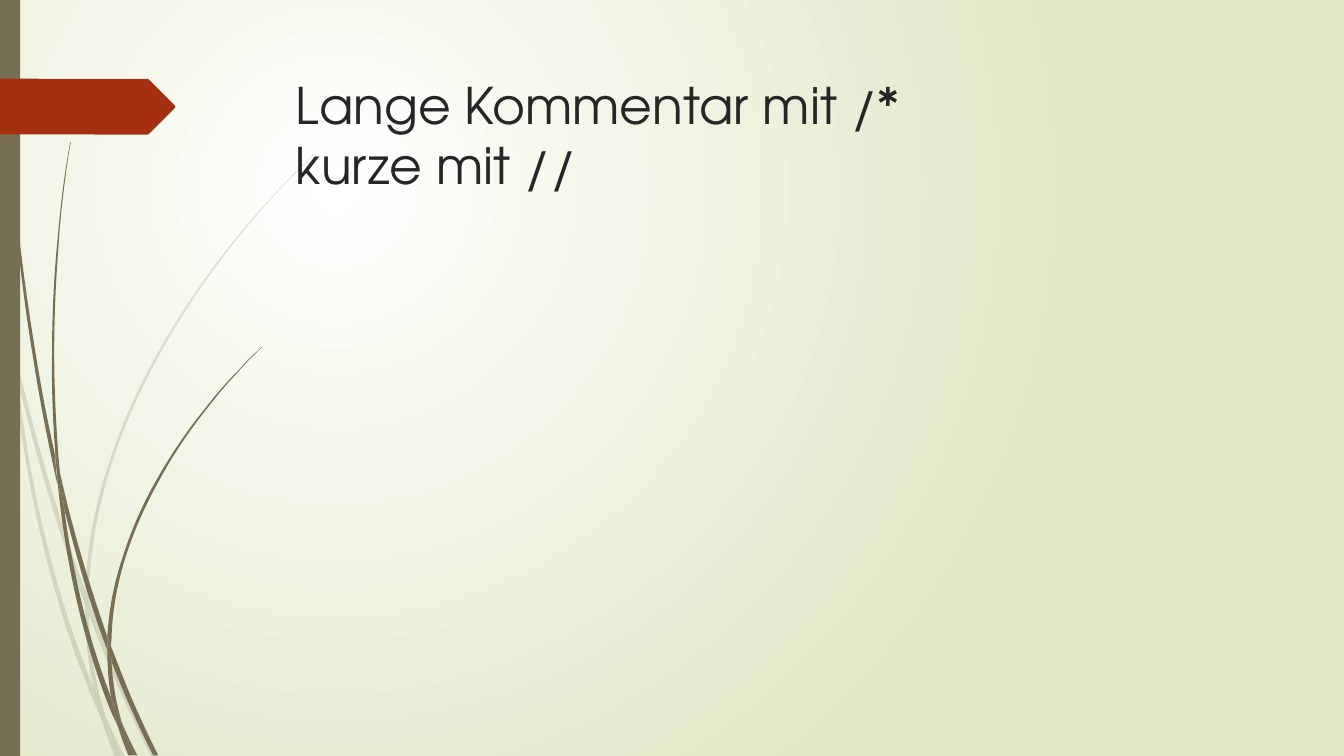
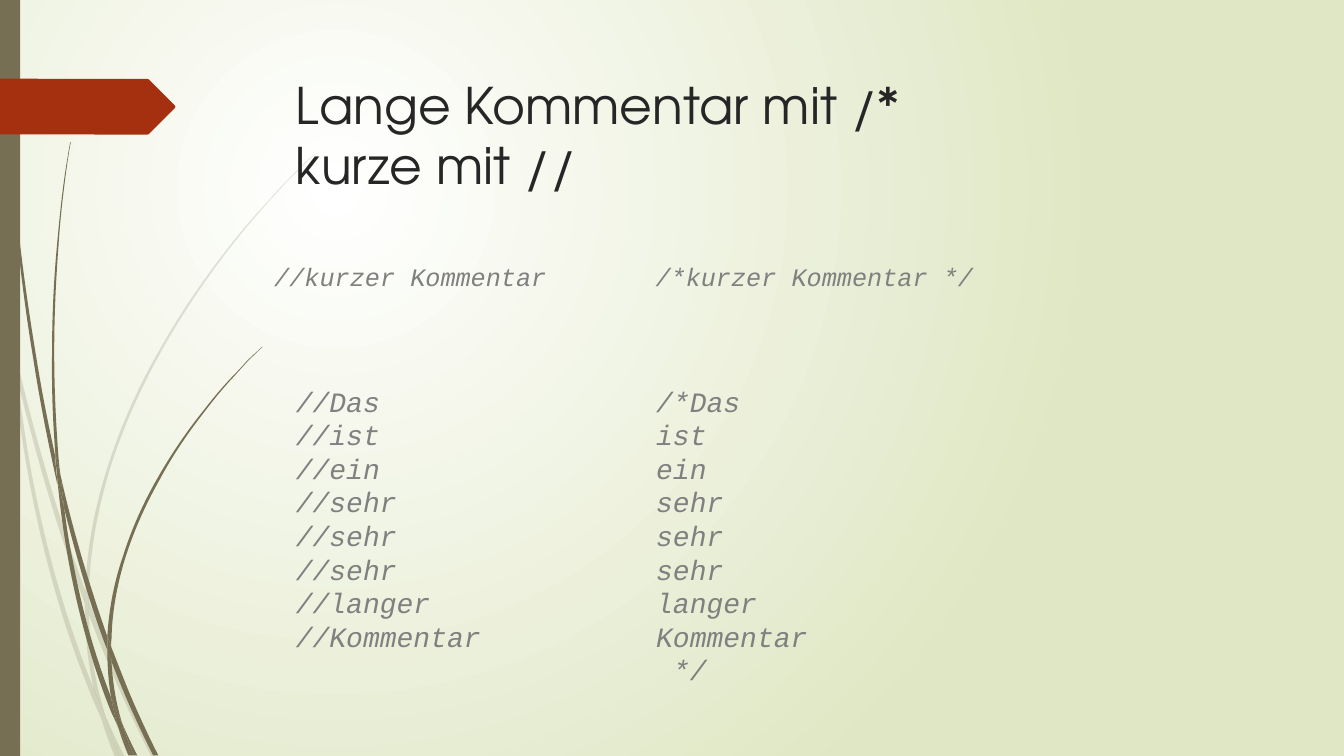
Before and after one commit to sarahkekslein/tictactoe, a slide deck: slide 5 of Präsentation/Code Conventions.pptx. Drawn at 1344x756 pixels with LibreOffice and Linux fonts; fonts in the diff are those of the drawing. Boxes give left, top, right and bottom in pixels: in the first picture for what was removed or moved away, otherwise in the second. Text is boxed around its words. In the diff, an @@ line names an element or a change of style, - is before the commit and + after.

```diff
--- a/Präsentation/Code Conventions.pptx
+++ b/Präsentation/Code Conventions.pptx
@@ text added at (274, 268, 546, 286), 18 pt, text #808080, italic @@
+//kurzer Kommentar
@@ text added at (656, 268, 928, 286), 18 pt, text #808080, italic @@
+/*kurzer Kommentar */
@@ text added at (296, 392, 481, 647), 20 pt, text #808080, italic @@
+//Das
+//ist
+//ein
+//sehr
+//sehr
+//sehr
+//langer
+//Kommentar
@@ text added at (656, 392, 807, 647), 20 pt, text #808080, italic @@
+/*Das
+ist
+ein
+sehr
+sehr
+sehr
+langer
+Kommentar
+*/
```
Also in this commit, not shown: 7 other slides changed, 1 slide added, 1 slide removed.
